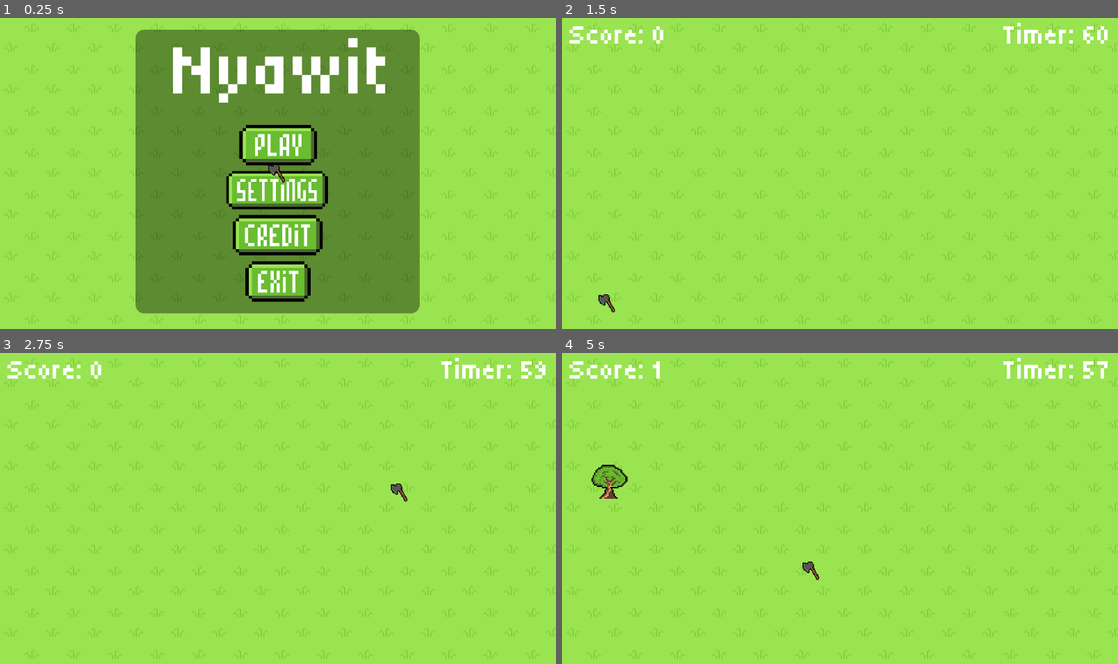
Above: before the commit, frames 1-4 (two rows, left to right).
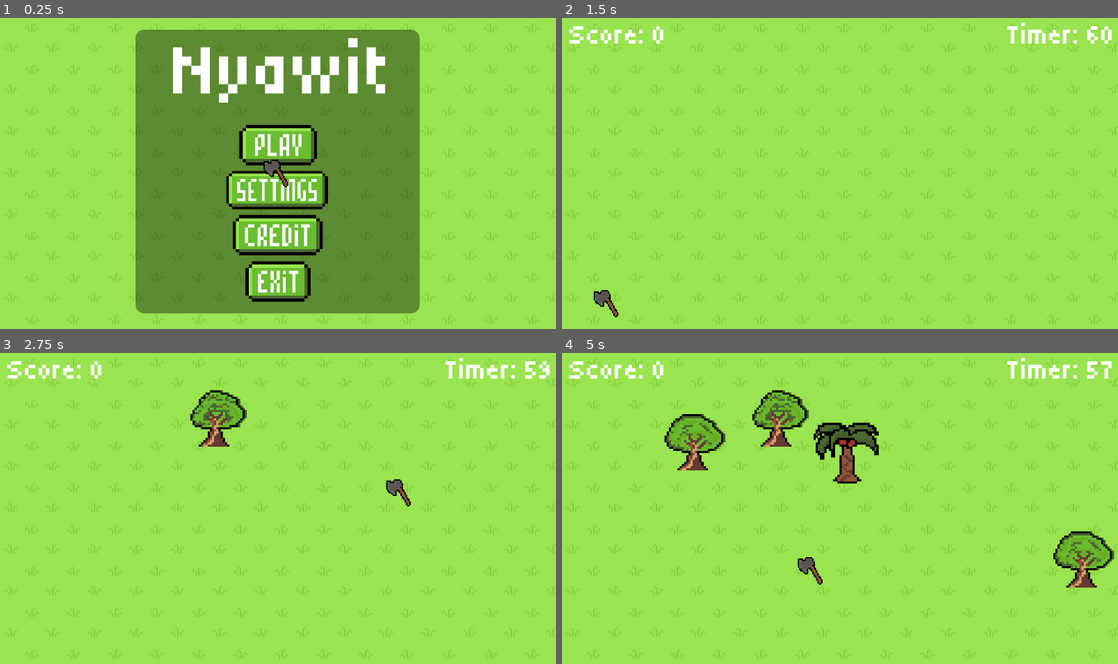
Above: after the commit, the same moments.

Repository: Blitzshooters/nyawit
Game: Godot game, scene res://Scenes/main.tscn
Same seed, same stepped clock (60 frames per second), same inputs: the game is played once before the commit and once after it. Sound files missing from this copy of the repository are replaced by a short silence.
Inputs (mouse positions are in pixels of both pictures, inside the frame that each line leads up to):
- Up to frame 1 (0.25 s): no input
- Up to frame 2 (1.5 s): click (840, 189) at 0.5 s; click (606, 304) at 1.25 s
- Up to frame 3 (2.75 s): tap Enter at 2 s; move the mouse to (400, 492) at 2.02 s; click (400, 492) at 2.17 s
- Up to frame 4 (5 s): move the mouse to (728, 524) at 2.77 s; click (728, 524) at 2.92 s; move the mouse to (840, 505) at 3.52 s; click (840, 505) at 3.67 s; move the mouse to (812, 570) at 4.27 s; click (812, 570) at 4.42 s

The runs differ from the first frame. In frame 1, 0.1% of the frame differs, in the area x 47-52%, y 45-55%; in frame 2, 0.8%; in frame 3, 1.9%; in frame 4, 6.3%, in the area x 5-100%, y 1-76%.

Commit message:
feat: prevent overlapping spawns, balance tree/sawit distributions, double spawn speed, and add a custom timer setting

Diff:
--- a/Scenes/credit.tscn
+++ b/Scenes/credit.tscn
@@ -44,10 +44,10 @@
 anchor_top = 0.5
 anchor_right = 0.5
 anchor_bottom = 0.5
-offset_left = -338.0
+offset_left = -521.0
 offset_top = -331.5
-offset_right = 330.0
-offset_bottom = 79.5
+offset_right = 519.0
+offset_bottom = 147.5
 grow_horizontal = 2
 grow_vertical = 2
 theme_override_styles/panel = SubResource("StyleBoxFlat_v4drr")
@@ -75,9 +75,9 @@
 anchor_right = 1.0
 anchor_bottom = 1.0
 offset_left = -309.0
-offset_top = -109.0
+offset_top = -113.0
 offset_right = -9.0
-offset_bottom = -9.0
+offset_bottom = -13.0
 grow_horizontal = 0
 grow_vertical = 0
 texture_normal = SubResource("AtlasTexture_v4k34")
@@ -91,10 +91,10 @@
 anchors_preset = 2
 anchor_top = 1.0
 anchor_bottom = 1.0
-offset_left = 4.0
-offset_top = -107.0
-offset_right = 204.0
-offset_bottom = -7.0
+offset_left = 6.0
+offset_top = -113.0
+offset_right = 206.0
+offset_bottom = -13.0
 grow_vertical = 0
 texture_normal = SubResource("AtlasTexture_dx3ip")
 texture_pressed = SubResource("AtlasTexture_jksj1")
@@ -108,10 +108,10 @@
 anchor_top = 0.5
 anchor_right = 0.5
 anchor_bottom = 0.5
-offset_left = -316.0
-offset_top = -126.0
-offset_right = 316.0
-offset_bottom = 30.0
+offset_left = -493.5
+offset_top = -120.0
+offset_right = 493.5
+offset_bottom = 120.0
 grow_horizontal = 2
 grow_vertical = 2
 
@@ -121,25 +121,25 @@
 [node name="Label" type="Label" parent="HBoxContainer/VBoxContainer" unique_id=116742517]
 layout_mode = 2
 theme_override_fonts/font = ExtResource("6_v4drr")
-theme_override_font_sizes/font_size = 32
+theme_override_font_sizes/font_size = 50
 text = "Nama"
 
 [node name="Label2" type="Label" parent="HBoxContainer/VBoxContainer" unique_id=132891609]
 layout_mode = 2
 theme_override_fonts/font = ExtResource("6_v4drr")
-theme_override_font_sizes/font_size = 32
+theme_override_font_sizes/font_size = 50
 text = "Yogi Ario Pratama"
 
 [node name="Label3" type="Label" parent="HBoxContainer/VBoxContainer" unique_id=1333502791]
 layout_mode = 2
 theme_override_fonts/font = ExtResource("6_v4drr")
-theme_override_font_sizes/font_size = 32
+theme_override_font_sizes/font_size = 50
 text = "Muhammad Zam Zam Mubarok"
 
 [node name="Label4" type="Label" parent="HBoxContainer/VBoxContainer" unique_id=144595116]
 layout_mode = 2
 theme_override_fonts/font = ExtResource("6_v4drr")
-theme_override_font_sizes/font_size = 32
+theme_override_font_sizes/font_size = 50
 text = "Refhanda Setyadi Eko Wicaksono  "
 
 [node name="VBoxContainer2" type="VBoxContainer" parent="HBoxContainer" unique_id=1706914853]
@@ -148,23 +148,23 @@
 [node name="Label" type="Label" parent="HBoxContainer/VBoxContainer2" unique_id=1436603506]
 layout_mode = 2
 theme_override_fonts/font = ExtResource("6_v4drr")
-theme_override_font_sizes/font_size = 32
+theme_override_font_sizes/font_size = 50
 text = "NPM"
 
 [node name="Label2" type="Label" parent="HBoxContainer/VBoxContainer2" unique_id=378686691]
 layout_mode = 2
 theme_override_fonts/font = ExtResource("6_v4drr")
-theme_override_font_sizes/font_size = 32
+theme_override_font_sizes/font_size = 50
 text = "2313020004"
 
 [node name="Label3" type="Label" parent="HBoxContainer/VBoxContainer2" unique_id=192896930]
 layout_mode = 2
 theme_override_fonts/font = ExtResource("6_v4drr")
-theme_override_font_sizes/font_size = 32
+theme_override_font_sizes/font_size = 50
 text = "2313020052"
 
 [node name="Label4" type="Label" parent="HBoxContainer/VBoxContainer2" unique_id=556268950]
 layout_mode = 2
 theme_override_fonts/font = ExtResource("6_v4drr")
-theme_override_font_sizes/font_size = 32
+theme_override_font_sizes/font_size = 50
 text = "2313020058"
--- a/Scenes/gameplay.tscn
+++ b/Scenes/gameplay.tscn
@@ -56,9 +56,9 @@
 anchors_preset = 1
 anchor_left = 1.0
 anchor_right = 1.0
-offset_left = -232.0
+offset_left = -223.0
 offset_top = 6.0
-offset_right = -16.0
+offset_right = -7.0
 offset_bottom = 78.0
 grow_horizontal = 0
 theme_override_fonts/font = ExtResource("2_wbxth")
@@ -111,9 +111,9 @@
 anchor_top = 1.0
 anchor_bottom = 1.0
 offset_left = 6.0
-offset_top = -109.0
+offset_top = -110.0
 offset_right = 206.0
-offset_bottom = -9.0
+offset_bottom = -10.0
 grow_vertical = 0
 texture_normal = SubResource("AtlasTexture_rlidi")
 texture_pressed = SubResource("AtlasTexture_1qnfl")
@@ -128,10 +128,10 @@
 anchor_top = 1.0
 anchor_right = 1.0
 anchor_bottom = 1.0
-offset_left = -309.0
-offset_top = -109.0
-offset_right = -9.0
-offset_bottom = -9.0
+offset_left = -307.0
+offset_top = -110.0
+offset_right = -7.0
+offset_bottom = -10.0
 grow_horizontal = 0
 grow_vertical = 0
 texture_normal = SubResource("AtlasTexture_urrcd")
@@ -186,10 +186,10 @@
 anchor_top = 1.0
 anchor_right = 1.0
 anchor_bottom = 1.0
-offset_left = -309.0
-offset_top = -109.0
-offset_right = -9.0
-offset_bottom = -9.0
+offset_left = -308.0
+offset_top = -110.0
+offset_right = -8.0
+offset_bottom = -10.0
 grow_horizontal = 0
 grow_vertical = 0
 texture_normal = SubResource("AtlasTexture_5h7oy")
@@ -244,10 +244,10 @@
 anchor_top = 1.0
 anchor_right = 1.0
 anchor_bottom = 1.0
-offset_left = -309.0
-offset_top = -109.0
-offset_right = -9.0
-offset_bottom = -9.0
+offset_left = -308.0
+offset_top = -110.0
+offset_right = -8.0
+offset_bottom = -10.0
 grow_horizontal = 0
 grow_vertical = 0
 texture_normal = SubResource("AtlasTexture_5h7oy")
--- a/Scenes/settings.tscn
+++ b/Scenes/settings.tscn
@@ -47,7 +47,7 @@
 offset_left = -330.0
 offset_top = -331.5
 offset_right = 324.0
-offset_bottom = 142.5
+offset_bottom = 222.5
 grow_horizontal = 2
 grow_vertical = 2
 theme_override_styles/panel = SubResource("StyleBoxFlat_6kysc")
@@ -111,7 +111,7 @@
 offset_left = -244.0
 offset_top = -115.5
 offset_right = 292.0
-offset_bottom = 118.5
+offset_bottom = 198.5
 grow_horizontal = 2
 grow_vertical = 2
 
@@ -143,6 +143,12 @@
 theme_override_font_sizes/font_size = 64
 text = "Speed"
 
+[node name="TimerLabel" type="Label" parent="HBoxContainer/MarginContainer/VBoxContainer" unique_id=1352291269]
+layout_mode = 2
+theme_override_fonts/font = ExtResource("2_i44u3")
+theme_override_font_sizes/font_size = 64
+text = "Timer"
+
 [node name="MarginContainer2" type="MarginContainer" parent="HBoxContainer" unique_id=791121320]
 layout_mode = 2
 theme_override_constants/margin_left = 5
@@ -174,6 +180,16 @@
 size_flags_vertical = 4
 value = 50.0
 
+[node name="TimerHSlider" type="HSlider" parent="HBoxContainer/MarginContainer2/VBoxContainer2" unique_id=1549351861]
+custom_minimum_size = Vector2(200, 72)
+layout_mode = 2
+size_flags_horizontal = 4
+size_flags_vertical = 4
+min_value = 10.0
+max_value = 180.0
+step = 5.0
+value = 60.0
+
 [node name="MarginContainer3" type="MarginContainer" parent="HBoxContainer" unique_id=1859956851]
 layout_mode = 2
 theme_override_constants/margin_left = 5
@@ -201,3 +217,9 @@
 theme_override_fonts/font = ExtResource("2_i44u3")
 theme_override_font_sizes/font_size = 64
 text = "50"
+
+[node name="TimerValue" type="Label" parent="HBoxContainer/MarginContainer3/VBoxContainer3" unique_id=1304619765]
+layout_mode = 2
+theme_override_fonts/font = ExtResource("2_i44u3")
+theme_override_font_sizes/font_size = 64
+text = "60s"
--- a/Scripts/game_settings.gd
+++ b/Scripts/game_settings.gd
@@ -7,3 +7,4 @@
 var music_volume: float = 50.0
 var sfx_volume: float   = 50.0
 var speed_value: float  = 50.0
+var timer_value: float  = 60.0
--- a/Scripts/gameplay.gd
+++ b/Scripts/gameplay.gd
@@ -34,13 +34,16 @@
 # Container untuk menampung pohon yang sedang aktif (agar bisa di-pause secara independen)
 var tree_container: Node2D
 
+# Bag untuk mengacak spawn sawit dan tree agar seimbang dan acak (mencegah tumpukan sejenis berturut-turut)
+var spawn_bag: Array[bool] = []
+
 # Spawn interval: diambil dari speed setting (0-100) lalu dimap ke detik
-var spawn_interval: float = 1.5
+var spawn_interval: float = 0.75
 var spawn_timer: float = 0.0
 
-# Percepatan spawn: setiap detik interval dikurangi sedikit, minimal 0.2 detik
-const MIN_SPAWN_INTERVAL := 0.2
-const ACCELERATION := 0.02   # dikurangi per detik
+# Percepatan spawn: setiap detik interval dikurangi sedikit, minimal 0.1 detik
+const MIN_SPAWN_INTERVAL := 0.1
+const ACCELERATION := 0.01   # dikurangi per detik
 
 # ── Audio players ─────────────────────────────────────────────────────────────
 var bgm_player: AudioStreamPlayer
@@ -64,14 +67,15 @@
 	# Pastikan script ini tetap aktif saat pause untuk memproses input tombol Esc
 	process_mode = Node.PROCESS_MODE_ALWAYS
 
-	# Muat pengaturan volume dan kecepatan dari GameSettings autoload
+	# Muat pengaturan volume, kecepatan, dan batas waktu dari GameSettings autoload
 	music_volume  = GameSettings.music_volume
 	sfx_volume    = GameSettings.sfx_volume
 	speed_setting = GameSettings.speed_value
-
-	# Hubungkan interval spawn awal dari speed setting
-	# speed 0 → 3.0s, speed 100 → 0.3s (linear)
-	spawn_interval = lerp(3.0, 0.3, speed_setting / 100.0)
+	time_left     = GameSettings.timer_value
+
+	# Hubungkan interval spawn awal dari speed setting (2 kali lipat lebih cepat dari sebelumnya)
+	# speed 0 → 1.5s, speed 100 → 0.15s (linear)
+	spawn_interval = lerp(1.5, 0.15, speed_setting / 100.0)
 
 	# Buat container untuk pohon dan atur agar bisa di-pause secara terpisah
 	tree_container = Node2D.new()
@@ -146,14 +150,46 @@
 # ─── Spawn ────────────────────────────────────────────────────────────────────
 
 func _spawn_object() -> void:
-	var is_sawit := randf() < 0.5
+	# Isi kembali bag jika kosong untuk memastikan spawn sawit & tree seimbang dan teracak secara merata
+	if spawn_bag.is_empty():
+		for i in range(4):
+			spawn_bag.append(true)  # sawit
+			spawn_bag.append(false) # tree
+		spawn_bag.shuffle()
+
+	var is_sawit: bool = spawn_bag.pop_back()
+
+	var pos := Vector2.ZERO
+	var pos_found := false
+	var min_distance := 130.0 # Jarak minimal antar objek agar tidak bertumpuk
+
+	for attempt in range(50):
+		var rx := randf_range(MARGIN, VIEWPORT_W - MARGIN)
+		var ry := randf_range(MARGIN_TOP + MARGIN, VIEWPORT_H - MARGIN)
+		var candidate := Vector2(rx, ry)
+
+		var overlaps := false
+		for child in tree_container.get_children():
+			# Lewati jika objek sudah tidak aktif / sedang ditebang
+			if child.get("_alive") == false:
+				continue
+
+			if candidate.distance_to(child.position) < min_distance:
+				overlaps = true
+				break
+
+		if not overlaps:
+			pos = candidate
+			pos_found = true
+			break
+
+	# Jika tidak menemukan posisi yang tidak bertumpuk setelah 50 kali percobaan, lewati spawn kali ini
+	if not pos_found:
+		return
+
 	var scene = SAWIT_SCENE if is_sawit else TREE_SCENE
 	var obj = scene.instantiate()
-
-	# Posisi acak di dalam viewport (hindari area HUD)
-	var rx := randf_range(MARGIN, VIEWPORT_W - MARGIN)
-	var ry := randf_range(MARGIN_TOP + MARGIN, VIEWPORT_H - MARGIN)
-	obj.position = Vector2(rx, ry)
+	obj.position = pos
 
 	# Sambungkan sinyal klik
 	obj.clicked.connect(_on_object_clicked.bind(is_sawit))
--- a/Scripts/sawit.gd
+++ b/Scripts/sawit.gd
@@ -4,7 +4,7 @@
 
 var _alive := true
 var _lifetime_timer := 0.0
-const LIFETIME := 2.0
+const LIFETIME := 3.0
 
 @onready var sprite: AnimatedSprite2D = $AnimatedSprite2D
 
--- a/Scripts/settings.gd
+++ b/Scripts/settings.gd
@@ -3,10 +3,12 @@
 @onready var music_slider: HSlider = $HBoxContainer/MarginContainer2/VBoxContainer2/MusicHSlider
 @onready var sfx_slider:   HSlider = $HBoxContainer/MarginContainer2/VBoxContainer2/SFXHSlider
 @onready var speed_slider:  HSlider = $HBoxContainer/MarginContainer2/VBoxContainer2/SpeedHSlider
+@onready var timer_slider:  HSlider = $HBoxContainer/MarginContainer2/VBoxContainer2/TimerHSlider
 
 @onready var music_value: Label = $HBoxContainer/MarginContainer3/VBoxContainer3/MusicValue
 @onready var sfx_value:   Label = $HBoxContainer/MarginContainer3/VBoxContainer3/SFXValue
 @onready var speed_value:  Label = $HBoxContainer/MarginContainer3/VBoxContainer3/SpeedValue
+@onready var timer_value:  Label = $HBoxContainer/MarginContainer3/VBoxContainer3/TimerValue
 
 @onready var main_menu_btn: TextureButton = $MainMenuTextureButton
 @onready var play_btn:      TextureButton = $PlayTextureButton
@@ -16,16 +18,19 @@
 	music_slider.value = GameSettings.music_volume
 	sfx_slider.value   = GameSettings.sfx_volume
 	speed_slider.value = GameSettings.speed_value
+	timer_slider.value = GameSettings.timer_value
 
 	# Setel label awal
 	music_value.text = str(int(music_slider.value))
 	sfx_value.text   = str(int(sfx_slider.value))
 	speed_value.text  = str(int(speed_slider.value))
+	timer_value.text  = str(int(timer_slider.value)) + "s"
 
 	# Sambungkan sinyal slider
 	music_slider.value_changed.connect(_on_music_changed)
 	sfx_slider.value_changed.connect(_on_sfx_changed)
 	speed_slider.value_changed.connect(_on_speed_changed)
+	timer_slider.value_changed.connect(_on_timer_changed)
 
 	# Sambungkan tombol
 	main_menu_btn.pressed.connect(_on_main_menu_pressed)
@@ -46,6 +51,10 @@
 	speed_value.text = str(int(value))
 	GameSettings.speed_value = value
 
+func _on_timer_changed(value: float) -> void:
+	timer_value.text = str(int(value)) + "s"
+	GameSettings.timer_value = value
+
 func _on_main_menu_pressed() -> void:
 	get_node("/root/Main").change_scene(load("res://Scenes/main_menu.tscn"))
 
--- a/Scripts/tree.gd
+++ b/Scripts/tree.gd
@@ -4,7 +4,7 @@
 
 var _alive := true
 var _lifetime_timer := 0.0
-const LIFETIME := 2.0
+const LIFETIME := 3.0
 
 @onready var sprite: AnimatedSprite2D = $AnimatedSprite2D
 
--- a/Sprite/axe_cursor.tscn
+++ b/Sprite/axe_cursor.tscn
@@ -31,7 +31,7 @@
 }]
 
 [node name="AxeCursor" type="AnimatedSprite2D" unique_id=1327941027]
-scale = Vector2(2, 2)
+scale = Vector2(3, 3)
 sprite_frames = SubResource("SpriteFrames_arc1f")
 animation = &"Idle"
 script = ExtResource("2_ah54n")
--- a/Sprite/sawit.tscn
+++ b/Sprite/sawit.tscn
@@ -44,11 +44,11 @@
 script = ExtResource("1_n3x0p")
 
 [node name="AnimatedSprite2D" type="AnimatedSprite2D" parent="." unique_id=671618939]
-scale = Vector2(3, 3)
+scale = Vector2(5, 5)
 sprite_frames = SubResource("SpriteFrames_sfyop")
 animation = &"cutdown"
 
 [node name="CollisionShape2D" type="CollisionShape2D" parent="." unique_id=1178600023]
 position = Vector2(0, -1)
-scale = Vector2(3, 3)
+scale = Vector2(5, 5)
 shape = SubResource("CircleShape2D_w67tx")
--- a/Sprite/tree.tscn
+++ b/Sprite/tree.tscn
@@ -44,10 +44,10 @@
 script = ExtResource("1_nnvrw")
 
 [node name="AnimatedSprite2D" type="AnimatedSprite2D" parent="." unique_id=1338182429]
-scale = Vector2(3, 3)
+scale = Vector2(5, 5)
 sprite_frames = SubResource("SpriteFrames_44ud8")
 
 [node name="CollisionShape2D" type="CollisionShape2D" parent="." unique_id=1646646775]
 position = Vector2(0, -1)
-scale = Vector2(3, 3)
+scale = Vector2(5, 5)
 shape = SubResource("CircleShape2D_ind6k")
